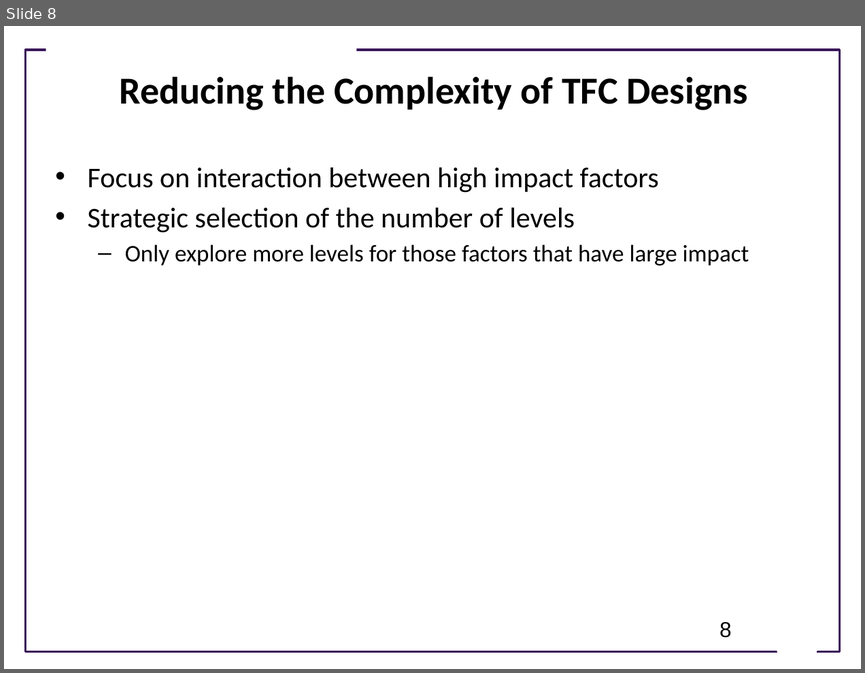
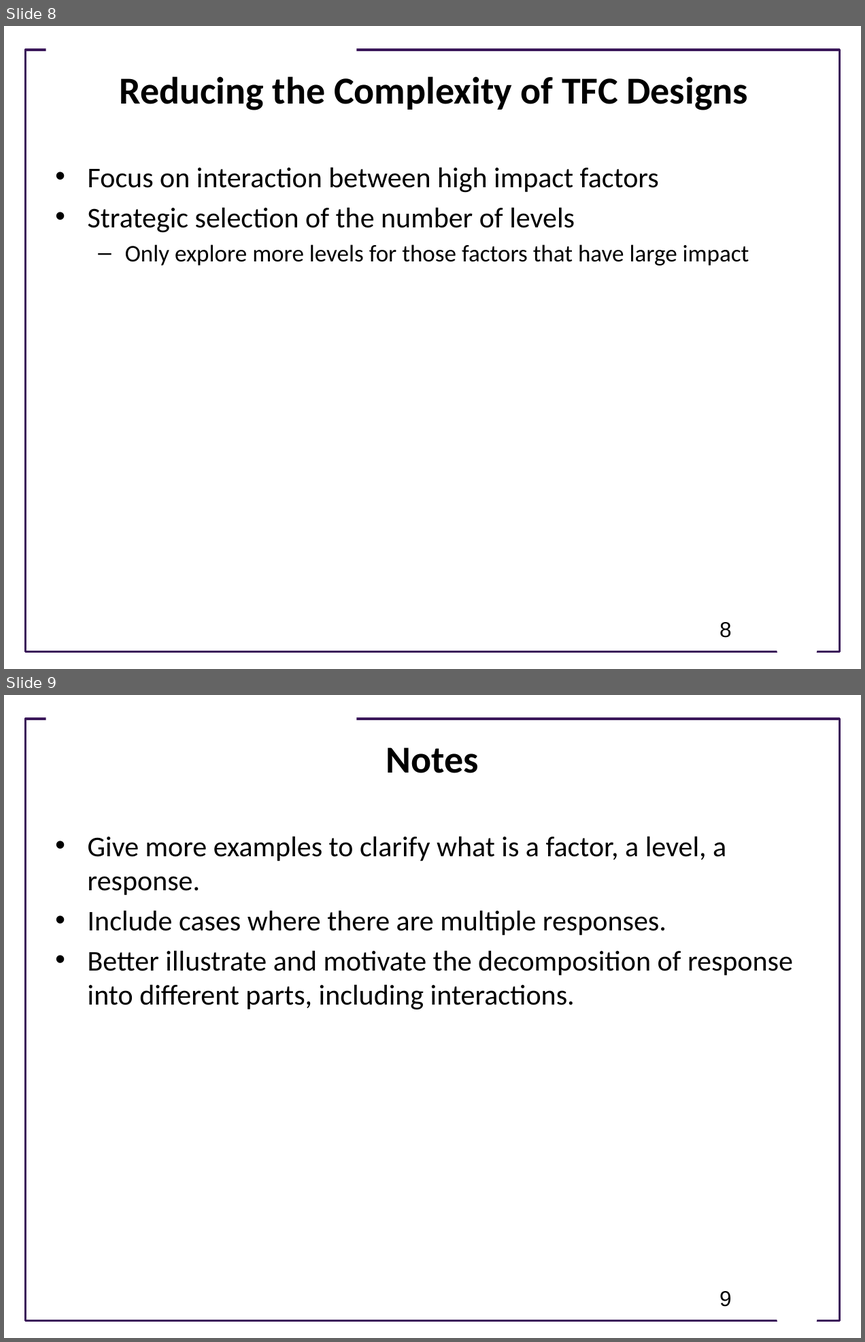
Before and after one commit to ModelEngineering/advancing-biomedical-models, a slide deck: lecture_5/5_design_of_experiments.pptx. Shown one above the other, each under a label of ours: slide 8 before the commit, slides 8 and 9 after it. The pictures are 865x673 and 865x1342 pixels, drawn with LibreOffice and Linux fonts; fonts in the diff are those of the drawing; background and template pictures are left out. Boxes give left, top, right and bottom in pixels: in the first picture for what was removed or moved away, otherwise in the second. Text is boxed around its words. In the diff, an @@ line names an element or a change of style, - is before the commit and + after.

```diff
--- a/lecture_5/5_design_of_experiments.pptx
+++ b/lecture_5/5_design_of_experiments.pptx
@@ slide 9 added at (x1=4, y1=695, x2=861, y2=1338), background #FFFFFF; not listed: 3 template elements that a slide beside it also shows @@
@@ title added at (x1=386, y1=747, x2=479, y2=773), 32 pt, text #000000, bold @@
+Notes
@@ text added at (x1=88, y1=836, x2=793, y2=1010), 24 pt, text #000000 @@
+• Give more examples to clarify what is a factor, a level, a response.
+• Include cases where there are multiple responses.
+• Better illustrate and motivate the decomposition of response into different parts, including interactions.
@@ page number added at (x1=719, y1=1291, x2=732, y2=1306), 18 pt, text #000000 @@
+9
```
Also in this commit, not shown: 1 other file.
